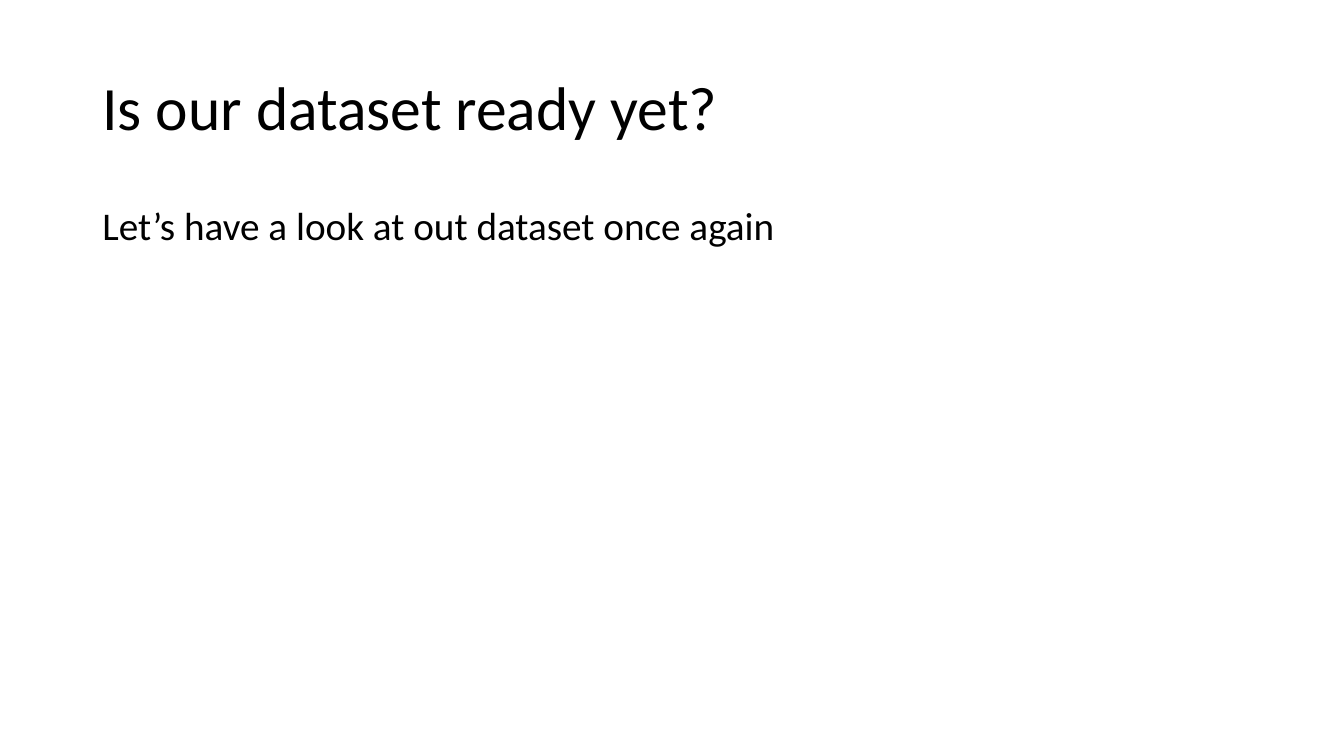
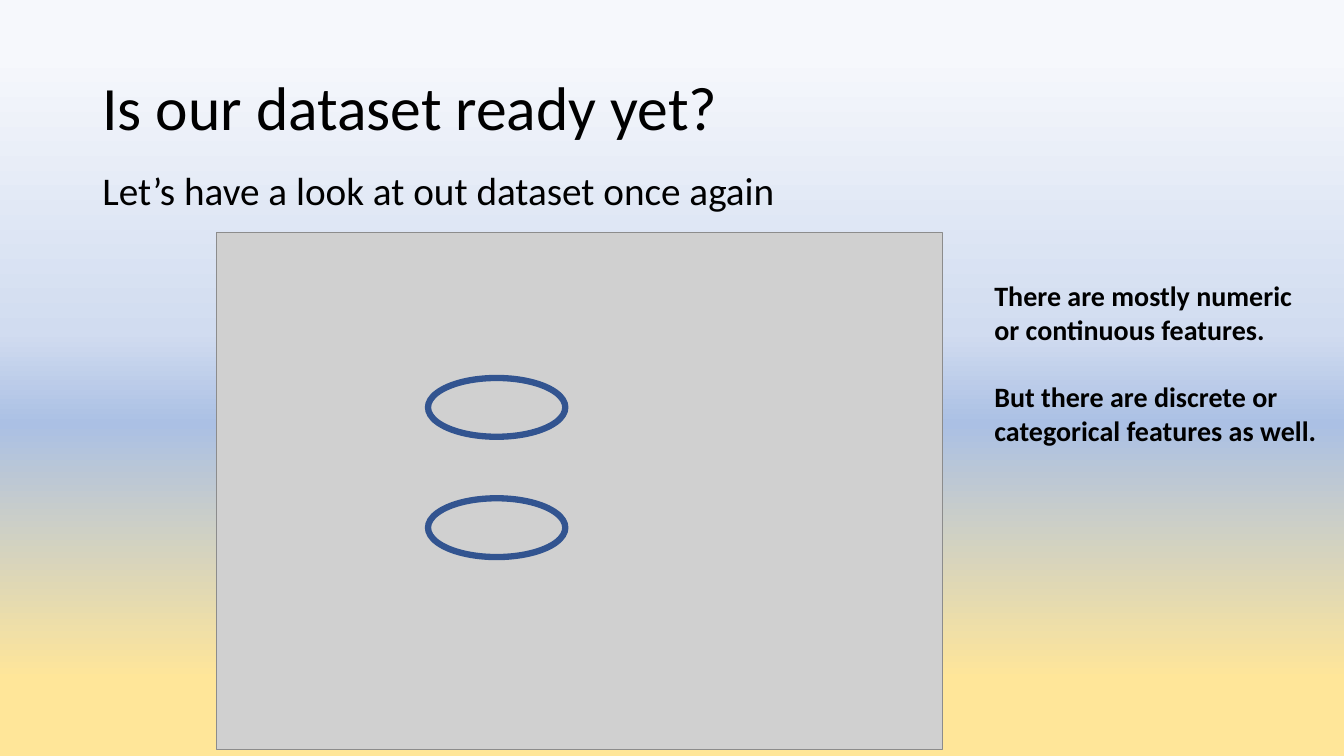
Before and after one commit to anujshr15/-MINOR-PROJECT--Intrusion-Detection-System-, a slide deck: slide 19 of Minor Project presentation.pptx. Drawn at 1344x756 pixels with LibreOffice and Linux fonts; fonts in the diff are those of the drawing; grey boxes stand for pictures. Boxes give left, top, right and bottom in pixels: in the first picture for what was removed or moved away, otherwise in the second. Text is boxed around its words. In the diff, an @@ line names an element or a change of style, - is before the commit and + after.

```diff
--- a/Minor Project presentation.pptx
+++ b/Minor Project presentation.pptx
@@ background #FFFFFF to gradient #F6F8FC to #D1DCF0 to #ABC0E4 to #FFE699 @@
@@ text "Let’s have a look at ...": place and size @@
-text "Let’s have a look at ..." at (102, 212, 774, 247)
+text "Let’s have a look at ..." at (102, 177, 774, 212)
@@ picture added at (216, 233, 942, 750) @@
@@ text added at (994, 286, 1316, 446), 20 pt, text #000000, bold @@
+There are mostly numeric
+or continuous features.
+But there are discrete or
+categorical features as well.
@@ ellipse added at (429, 378, 566, 437), outline #325491 4.5 pt @@
@@ ellipse added at (429, 498, 566, 557), outline #325491 4.5 pt @@
```
Also in this commit, not shown: 41 other slides changed, 6 slides added, 1 slide removed, 1 other file.
